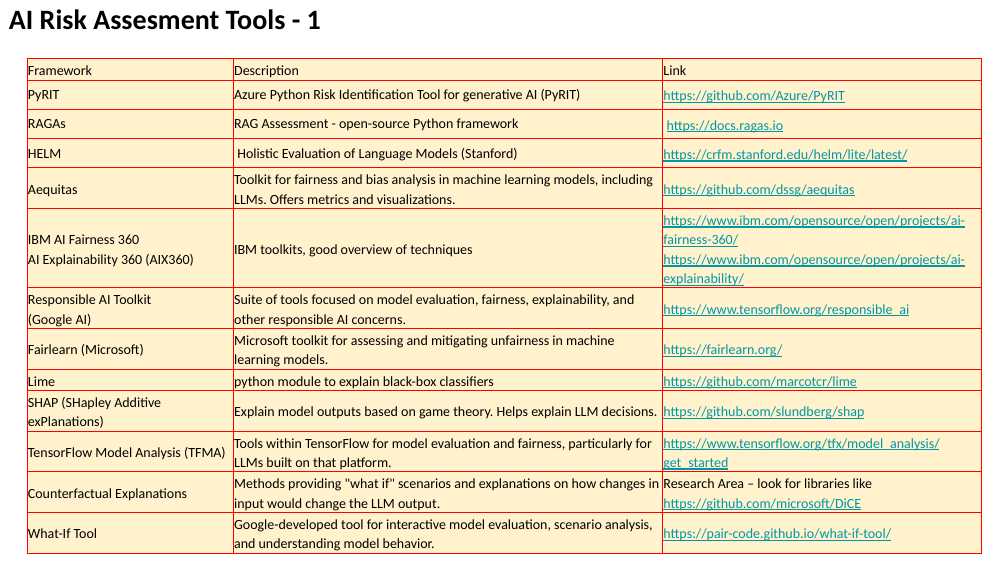
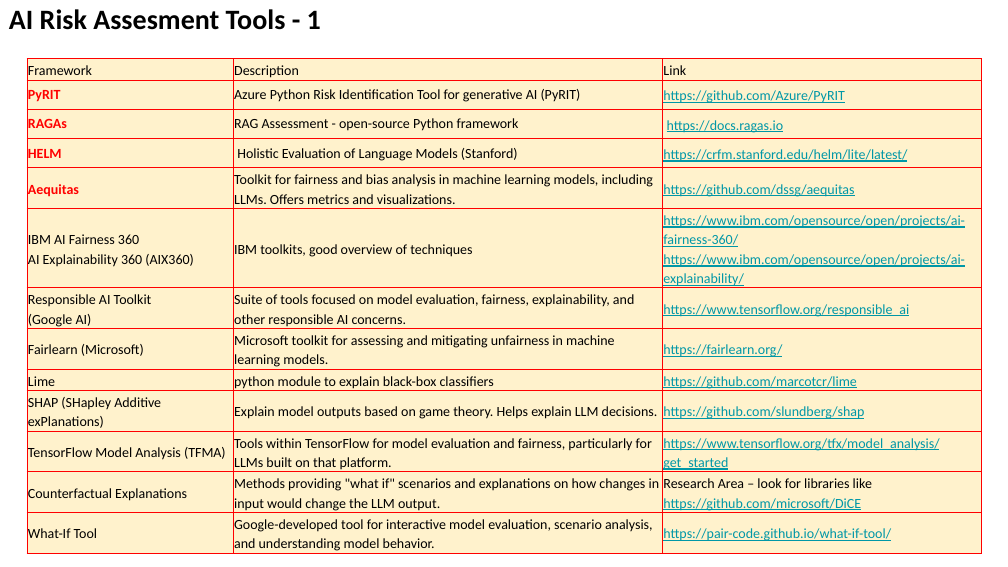
Before and after one commit to lselector/seminar, a slide deck: slide 6 of 2024/2024-03-01-AI-Risk.pptx. Drawn at 1008x567 pixels with LibreOffice and Linux fonts; fonts in the diff are those of the drawing. Boxes give left, top, right and bottom in pixels: in the first picture for what was removed or moved away, otherwise in the second. Text is boxed around its words. In the diff, an @@ line names an element or a change of style, - is before the commit and + after.

```diff
--- a/2024/2024-03-01-AI-Risk.pptx
+++ b/2024/2024-03-01-AI-Risk.pptx
@@ table at <box>27,58,982,555</box> @@
@@ text colour #000000 to #FF0000, bold on in "PyRIT", "RAGAs", "HELM", "Aequitas" @@
```
Also in this commit, not shown: 3 other slides changed, 2 slides removed.
